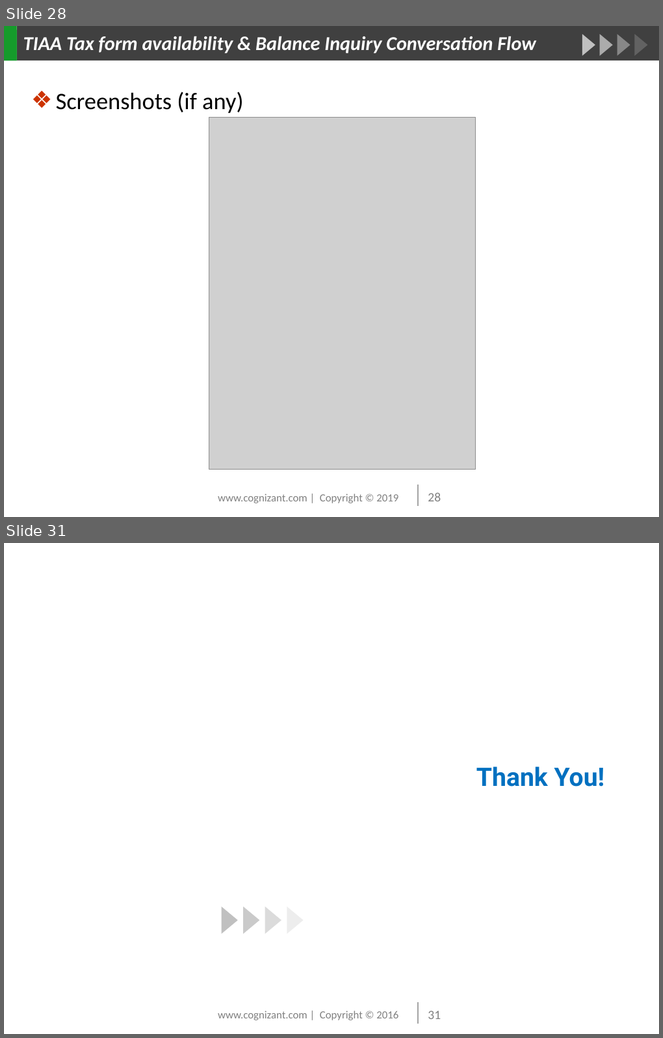
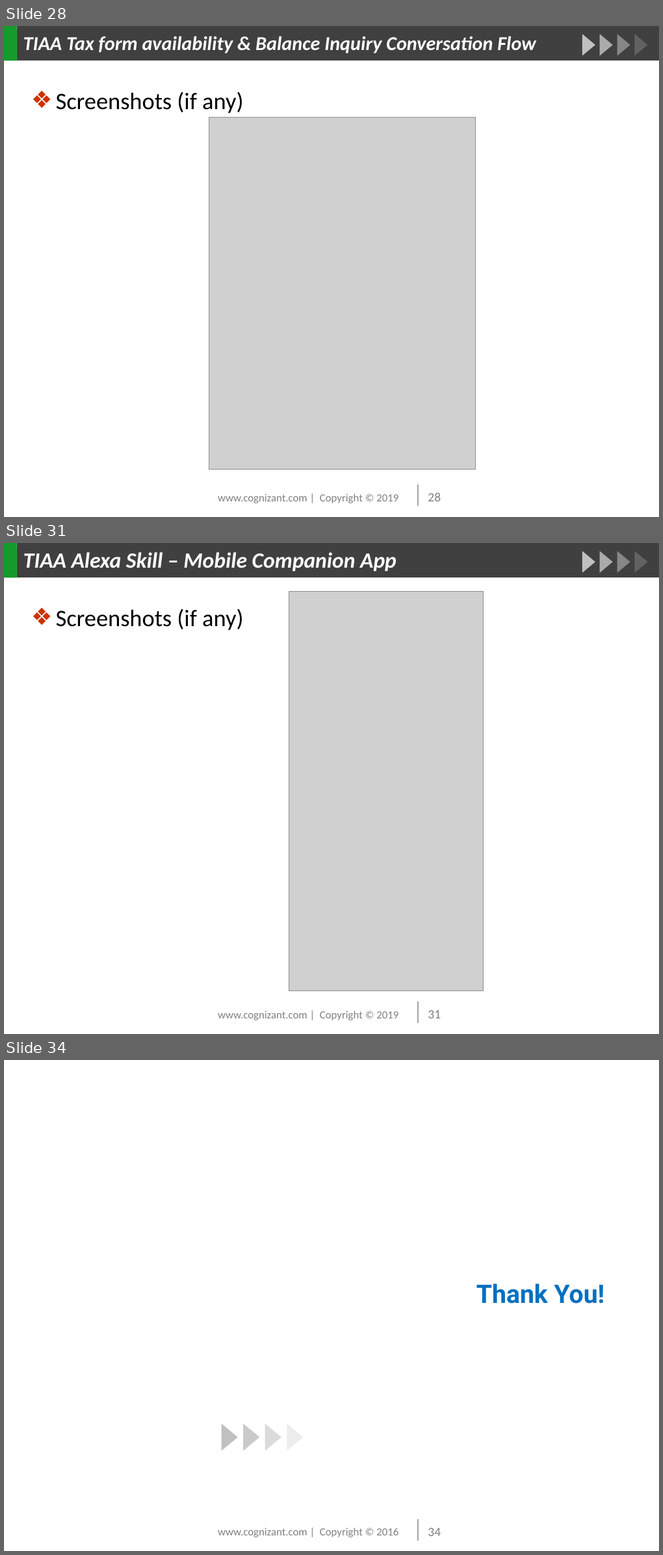
Before and after one commit to beulahmercy/myreact-quiz, a slide deck: TIAA Alexa Skill-PMR July 2019.pptx. Shown one above the other, each under a label of ours: slides 28 and 31 before the commit, slides 28, 31 and 34 after it; the slides between them are not shown. The pictures are 663x1038 and 663x1555 pixels, drawn with LibreOffice and Linux fonts; fonts in the diff are those of the drawing; grey boxes stand for pictures; background and template pictures are left out. Boxes give left, top, right and bottom in pixels: in the first picture for what was removed or moved away, otherwise in the second. Text is boxed around its words. In the diff, an @@ line names an element or a change of style, - is before the commit and + after.

```diff
--- a/TIAA Alexa Skill-PMR July 2019.pptx
+++ b/TIAA Alexa Skill-PMR July 2019.pptx
@@ slide 31 added at bbox=[4, 543, 659, 1034], background picture (left out); not listed: 15 template elements that a slide beside it also shows @@
@@ title added at bbox=[24, 552, 397, 572], 24 pt, text #FFFFFF, bold, italic @@
+TIAA Alexa Skill – Mobile Companion App
@@ picture added at bbox=[289, 592, 484, 991] @@
@@ text added at bbox=[56, 609, 243, 630], 26 pt, text #000000 @@
+❖ Screenshots (if any)
@@ what was slide 31 is now slide 34 @@
@@ page number at bbox=[428, 1528, 441, 1536]: text changed @@
-31
+34
```
Also in this commit, not shown: 4 slides changed, 2 other slides added.
